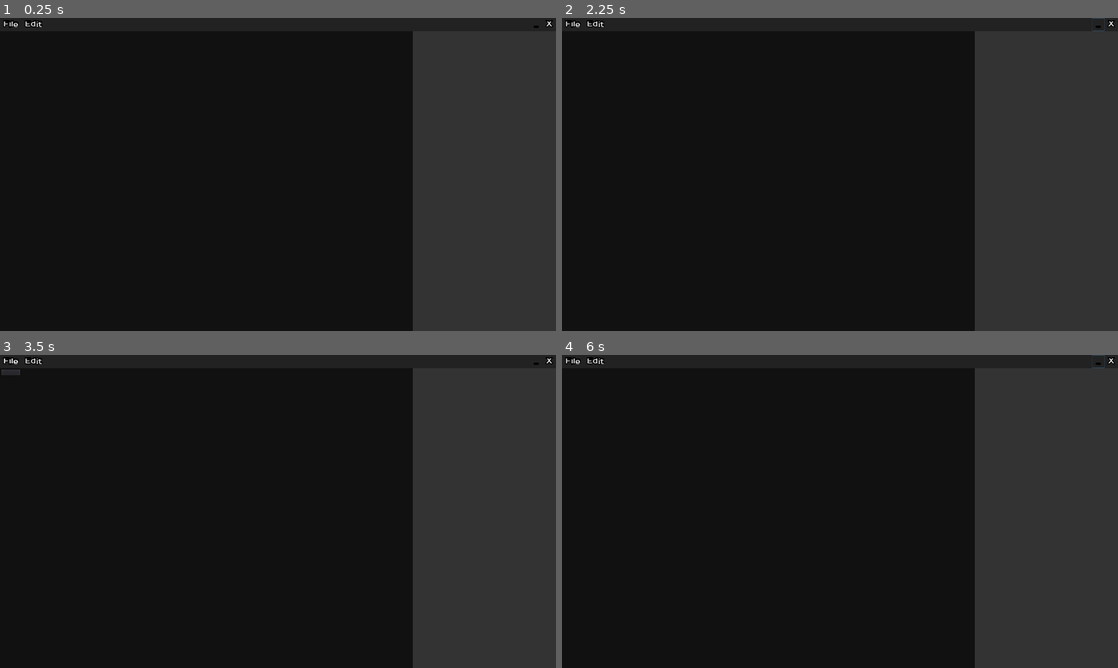
Above: before the commit, frames 1-4 (two rows, left to right).
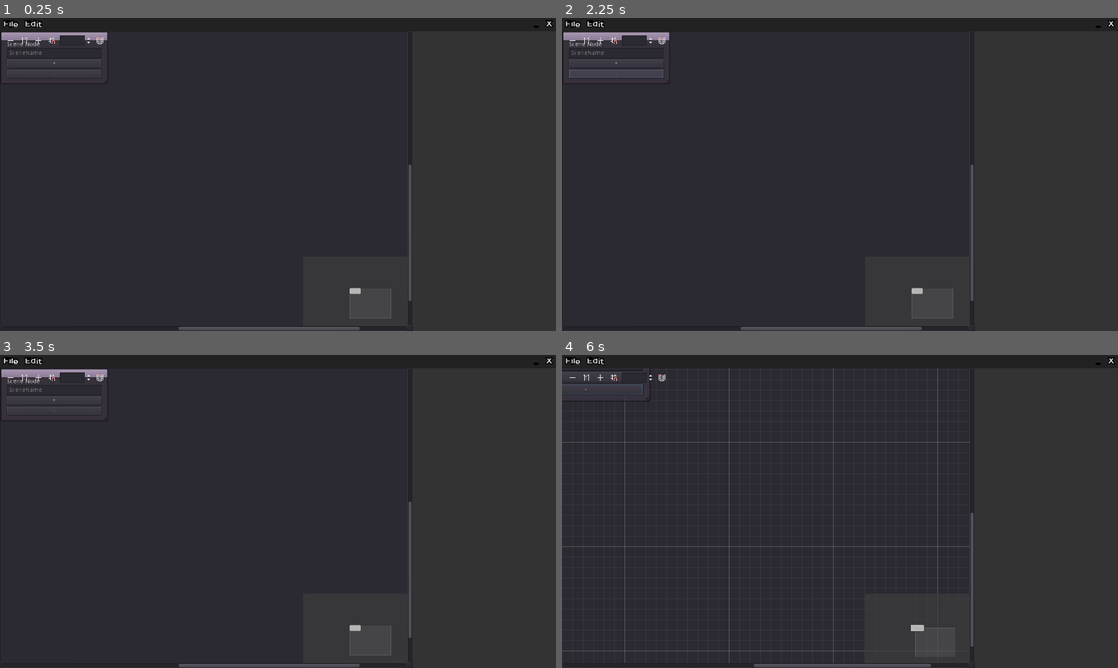
Above: after the commit, the same moments.

Repository: Mercadud/Godot-Project-Planner-Exporter
Game: Godot game, scene res://Scenes/Pages/Main Page.tscn
Same seed, same stepped clock (60 frames per second), same inputs: the game is played once before the commit and once after it. The project has no main scene, so this scene is started directly.
Inputs (mouse positions are in pixels of both pictures, inside the frame that each line leads up to):
- Up to frame 1 (0.25 s): no input
- Up to frame 2 (2.25 s): click "_" at 0.5 s; click (617, 61) at 1.25 s, where only the run after the commit has a clickable "+"; click (617, 74) at 2 s, where only the run after the commit has a clickable "-"
- Up to frame 3 (3.5 s): click "File" at 2.75 s
- Up to frame 4 (6 s): click "Edit" at 3.5 s; click (573, 376) at 4.27 s; click (600, 376) at 5.02 s; click (612, 376) at 5.77 s

The runs differ from the first frame. In frame 1, 70% of the frame differs, in the area x 0-75%, y 4-100%; in frame 2, 70%; in frame 3, 70%; in frame 4, 70%, in the area x 0-98%, y 0-100%.

Commit message:
added Scene Node

Diff:
--- a/Scenes/Pages/Main Page.tscn
+++ b/Scenes/Pages/Main Page.tscn
@@ -1,7 +1,9 @@
-[gd_scene load_steps=3 format=2]
+[gd_scene load_steps=5 format=2]
 
 [ext_resource path="res://Fonts/Prosto_One/TitleBar.tres" type="DynamicFont" id=1]
 [ext_resource path="res://Script/titleBar/titleBar.gd" type="Script" id=2]
+[ext_resource path="res://Scenes/nodes/SceneNode.tscn" type="PackedScene" id=3]
+[ext_resource path="res://Script/Tree/Tree.gd" type="Script" id=4]
 
 [node name="Main Page" type="Control"]
 anchor_right = 1.0
@@ -112,9 +114,23 @@
 anchor_bottom = 1.0
 margin_top = -0.240002
 margin_right = 0.239929
+script = ExtResource( 4 )
 __meta__ = {
 "_edit_use_anchors_": false
 }
+
+[node name="GraphEdit" type="GraphEdit" parent="CanvasLayer/Tree"]
+anchor_right = 1.0
+anchor_bottom = 1.0
+right_disconnects = true
+use_snap = false
+__meta__ = {
+"_edit_lock_": true,
+"_edit_use_anchors_": false
+}
+
+[node name="SceneNode" parent="CanvasLayer/Tree/GraphEdit" instance=ExtResource( 3 )]
+mouse_filter = 1
 [connection signal="mouse_entered" from="CanvasLayer/tileBar" to="CanvasLayer/tileBar" method="_on_tileBar_mouse_entered"]
 [connection signal="mouse_exited" from="CanvasLayer/tileBar" to="CanvasLayer/tileBar" method="_on_tileBar_mouse_exited"]
 [connection signal="button_up" from="CanvasLayer/tileBar/colour/X" to="CanvasLayer/tileBar" method="_on_X_button_up"]
--- /dev/null
+++ b/Scenes/nodes/SceneNode.tscn
@@ -0,0 +1,96 @@
+[gd_scene load_steps=4 format=2]
+
+[ext_resource path="res://Fonts/Prosto_One/ProstoOne-Regular.ttf" type="DynamicFontData" id=1]
+[ext_resource path="res://Script/Tree/nodes/SceneNode.gd" type="Script" id=2]
+
+[sub_resource type="DynamicFont" id=1]
+size = 13
+use_mipmaps = true
+extra_spacing_bottom = 2
+font_data = ExtResource( 1 )
+
+[node name="SceneNode" type="GraphNode"]
+margin_right = 250.0
+margin_bottom = 71.0
+custom_fonts/title_font = SubResource( 1 )
+resizable = true
+slot/0/left_enabled = false
+slot/0/left_type = 0
+slot/0/left_color = Color( 0, 0, 0, 1 )
+slot/0/right_enabled = false
+slot/0/right_type = 0
+slot/0/right_color = Color( 1, 1, 1, 1 )
+slot/1/left_enabled = false
+slot/1/left_type = 0
+slot/1/left_color = Color( 1, 1, 1, 1 )
+slot/1/right_enabled = false
+slot/1/right_type = 0
+slot/1/right_color = Color( 1, 1, 1, 1 )
+slot/2/left_enabled = false
+slot/2/left_type = 0
+slot/2/left_color = Color( 1, 1, 1, 1 )
+slot/2/right_enabled = false
+slot/2/right_type = 0
+slot/2/right_color = Color( 1, 1, 1, 1 )
+slot/3/left_enabled = false
+slot/3/left_type = 0
+slot/3/left_color = Color( 1, 1, 1, 1 )
+slot/3/right_enabled = false
+slot/3/right_type = 0
+slot/3/right_color = Color( 1, 1, 1, 1 )
+slot/4/left_enabled = false
+slot/4/left_type = 0
+slot/4/left_color = Color( 1, 1, 1, 1 )
+slot/4/right_enabled = false
+slot/4/right_type = 0
+slot/4/right_color = Color( 1, 1, 1, 1 )
+script = ExtResource( 2 )
+__meta__ = {
+"_edit_use_anchors_": false
+}
+
+[node name="Label" type="Label" parent="."]
+margin_left = 16.0
+margin_top = 24.0
+margin_right = 234.0
+margin_bottom = 38.0
+text = "Scene Node"
+
+[node name="HSeparator" type="HSeparator" parent="."]
+visible = false
+margin_left = 16.0
+margin_top = 39.0
+margin_right = 234.0
+margin_bottom = 43.0
+
+[node name="SceneName" type="LineEdit" parent="."]
+margin_left = 16.0
+margin_top = 44.0
+margin_right = 234.0
+margin_bottom = 68.0
+max_length = 26
+placeholder_text = "SceneName"
+
+[node name="HSeparator2" type="HSeparator" parent="."]
+visible = false
+margin_left = 16.0
+margin_top = 69.0
+margin_right = 234.0
+margin_bottom = 73.0
+
+[node name="HBoxContainer" type="VBoxContainer" parent="."]
+margin_left = 16.0
+margin_top = 74.0
+margin_right = 234.0
+margin_bottom = 118.0
+
+[node name="Button" type="Button" parent="HBoxContainer"]
+margin_right = 218.0
+margin_bottom = 20.0
+text = "+"
+
+[node name="Button2" type="Button" parent="HBoxContainer"]
+margin_top = 24.0
+margin_right = 218.0
+margin_bottom = 44.0
+text = "-"
--- /dev/null
+++ b/Script/Tree/Tree.gd
@@ -0,0 +1,6 @@
+extends Control
+
+onready var graph = $GraphEdit
+
+func _ready():
+	pass
--- /dev/null
+++ b/Script/Tree/nodes/SceneNode.gd
@@ -0,0 +1,5 @@
+extends GraphNode
+
+
+func _ready():
+	pass
--- a/Themes/dark.tres
+++ b/Themes/dark.tres
@@ -12,3 +12,39 @@
 MenuButton/styles/hover = null
 MenuButton/styles/normal = null
 MenuButton/styles/pressed = null
+Tree/colors/custom_button_font_highlight = Color( 0.94, 0.94, 0.94, 1 )
+Tree/colors/drop_position_color = Color( 1, 0.3, 0.2, 1 )
+Tree/colors/font_color = Color( 0.69, 0.69, 0.69, 1 )
+Tree/colors/font_color_selected = Color( 1, 1, 1, 1 )
+Tree/colors/guide_color = Color( 0, 0, 0, 0.1 )
+Tree/colors/relationship_line_color = Color( 0.27, 0.27, 0.27, 1 )
+Tree/colors/title_button_color = Color( 0.88, 0.88, 0.88, 1 )
+Tree/constants/button_margin = 4
+Tree/constants/draw_guides = 1
+Tree/constants/draw_relationship_lines = 0
+Tree/constants/hseparation = 4
+Tree/constants/item_margin = 12
+Tree/constants/scroll_border = 4
+Tree/constants/scroll_speed = 12
+Tree/constants/vseparation = 4
+Tree/fonts/font = null
+Tree/fonts/title_button_font = null
+Tree/icons/arrow = null
+Tree/icons/arrow_collapsed = null
+Tree/icons/checked = null
+Tree/icons/select_arrow = null
+Tree/icons/unchecked = null
+Tree/icons/updown = null
+Tree/styles/bg = null
+Tree/styles/bg_focus = null
+Tree/styles/button_pressed = null
+Tree/styles/cursor = null
+Tree/styles/cursor_unfocused = null
+Tree/styles/custom_button = null
+Tree/styles/custom_button_hover = null
+Tree/styles/custom_button_pressed = null
+Tree/styles/selected = null
+Tree/styles/selected_focus = null
+Tree/styles/title_button_hover = null
+Tree/styles/title_button_normal = null
+Tree/styles/title_button_pressed = null
--- /dev/null
+++ b/Themes/darkSceneNode.tres
@@ -0,0 +1,31 @@
+[gd_resource type="Theme" load_steps=4 format=2]
+
+[ext_resource path="res://Fonts/Prosto_One/ProstoOne-Regular.ttf" type="DynamicFontData" id=1]
+
+[sub_resource type="StyleBoxFlat" id=1]
+bg_color = Color( 0.0196078, 0, 0.411765, 1 )
+
+[sub_resource type="DynamicFont" id=2]
+font_data = ExtResource( 1 )
+
+[resource]
+default_font = SubResource( 2 )
+GraphNode/colors/close_color = Color( 0, 0, 0, 1 )
+GraphNode/colors/resizer_color = Color( 0, 0, 0, 1 )
+GraphNode/colors/title_color = Color( 0, 0, 0, 1 )
+GraphNode/constants/close_offset = 18
+GraphNode/constants/port_offset = 3
+GraphNode/constants/separation = 1
+GraphNode/constants/title_offset = 20
+GraphNode/fonts/title_font = null
+GraphNode/icons/close = null
+GraphNode/icons/port = null
+GraphNode/icons/resizer = null
+GraphNode/styles/breakpoint = null
+GraphNode/styles/comment = null
+GraphNode/styles/commentfocus = null
+GraphNode/styles/defaultfocus = null
+GraphNode/styles/defaultframe = null
+GraphNode/styles/frame = SubResource( 1 )
+GraphNode/styles/position = null
+GraphNode/styles/selectedframe = null
